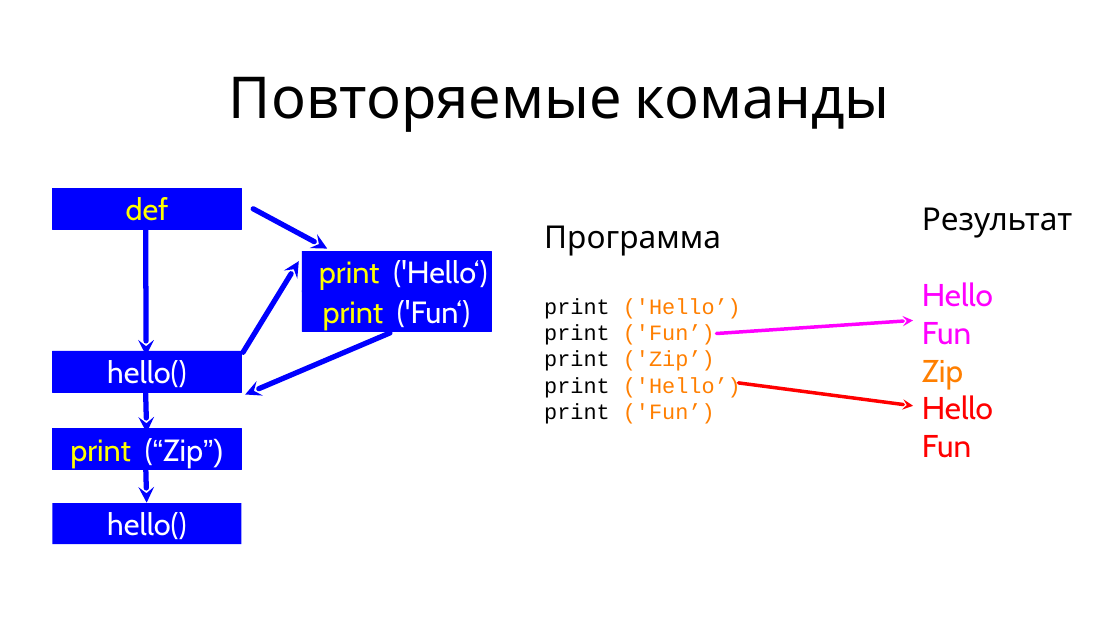
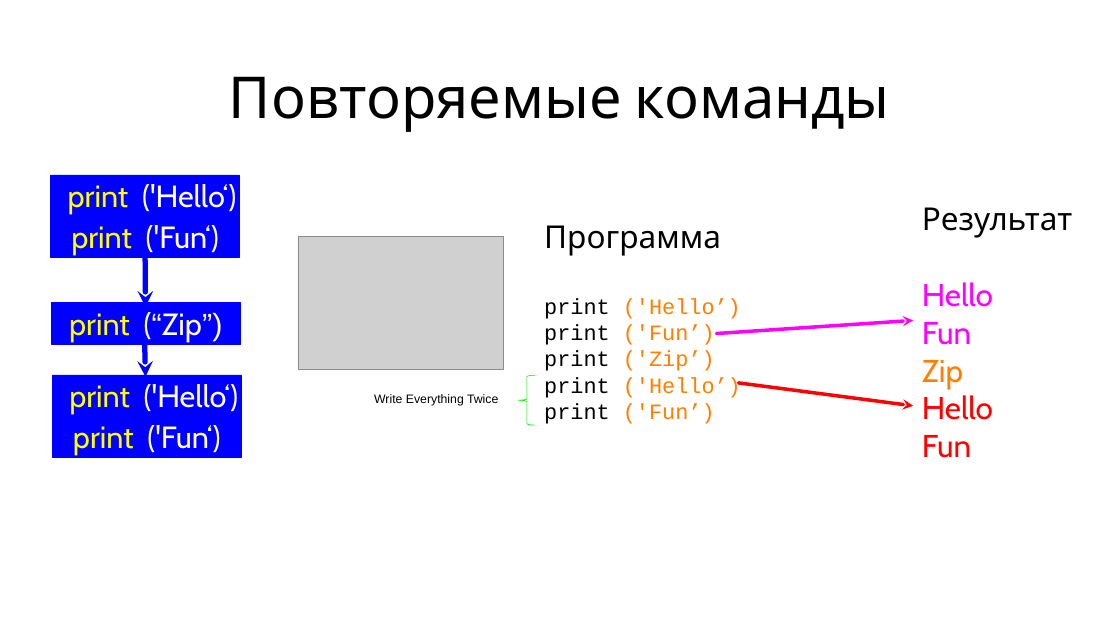
Before and after one commit to maxchv/LearnPython, a slide deck: slide 2 of week04/Functions.pptx. Drawn at 1120x630 pixels with LibreOffice and Linux fonts; fonts in the diff are those of the drawing; grey boxes stand for pictures. Boxes give left, top, right and bottom in pixels: in the first picture for what was removed or moved away, otherwise in the second. Text is boxed around its words. In the diff, an @@ line names an element or a change of style, - is before the commit and + after.

```diff
--- a/week04/Functions.pptx
+++ b/week04/Functions.pptx
@@ rectangle "print ('Hello‘)": place and size @@
-rectangle "print ('Hello‘)" at (302, 251, 491, 292)
+rectangle "print ('Hello‘)" at (50, 175, 239, 216)
@@ rectangle removed at (52, 188, 241, 229) @@
-def
@@ arrow removed from (253, 209) to (327, 249) @@
@@ text "hello():": place and size @@
-text "hello():" at (52, 503, 241, 544)
+text "hello():" at (352, 236, 440, 247)
@@ text "hello():" at (352, 236, 440, 247): fill #0000FF to none @@
@@ rectangle "print ('Fun‘)": place and size @@
-rectangle "print ('Fun‘)" at (302, 290, 491, 331)
+rectangle "print ('Fun‘)" at (50, 216, 239, 257)
@@ arrow removed from (146, 228) to (146, 356) @@
@@ picture added at (298, 237, 504, 369) @@
@@ text at (352, 236, 440, 247): text changed; size 35 to 36 pt @@
-hello()
+hello():
@@ arrow moved from (147, 433) - (146, 394) to (146, 307) - (145, 257) @@
@@ arrow removed from (243, 352) to (299, 261) @@
@@ rectangle "print (“Zip”)": place and size @@
-rectangle "print (“Zip”)" at (52, 429, 241, 470)
+rectangle "print (“Zip”)" at (51, 303, 240, 344)
@@ arrow moved from (147, 503) - (146, 464) to (146, 377) - (144, 338) @@
@@ arrow removed from (390, 333) to (245, 394) @@
@@ rectangle "print ('Hello‘)": place and size @@
-rectangle "print ('Hello‘)" at (52, 351, 241, 392)
+rectangle "print ('Hello‘)" at (52, 375, 241, 416)
@@ text in rectangle at (69, 384, 238, 414): text changed @@
-hello()
+print ('Hello‘)
@@ right brace added at (518, 375, 535, 425), outline #00F900 0.75 pt @@
@@ rectangle added at (52, 416, 241, 457), fill #0000FF, outline #0000FF 0.75 pt, 35 pt, text #FFFFFF @@
+print ('Fun‘)
@@ text added at (374, 394, 498, 406), 14 pt, text #000000 @@
+Write Everything Twice
```
Also in this commit, not shown: 1 slide added.
